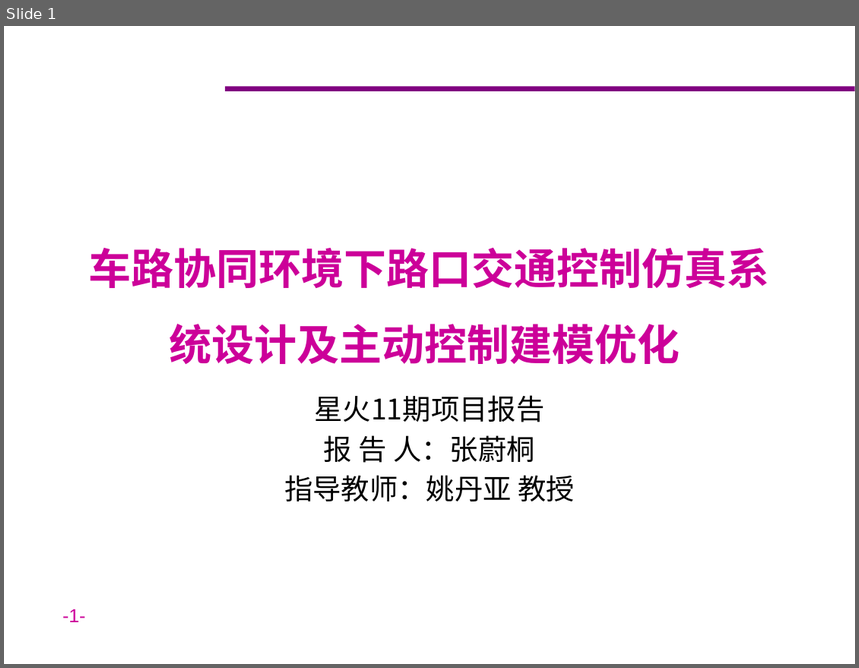
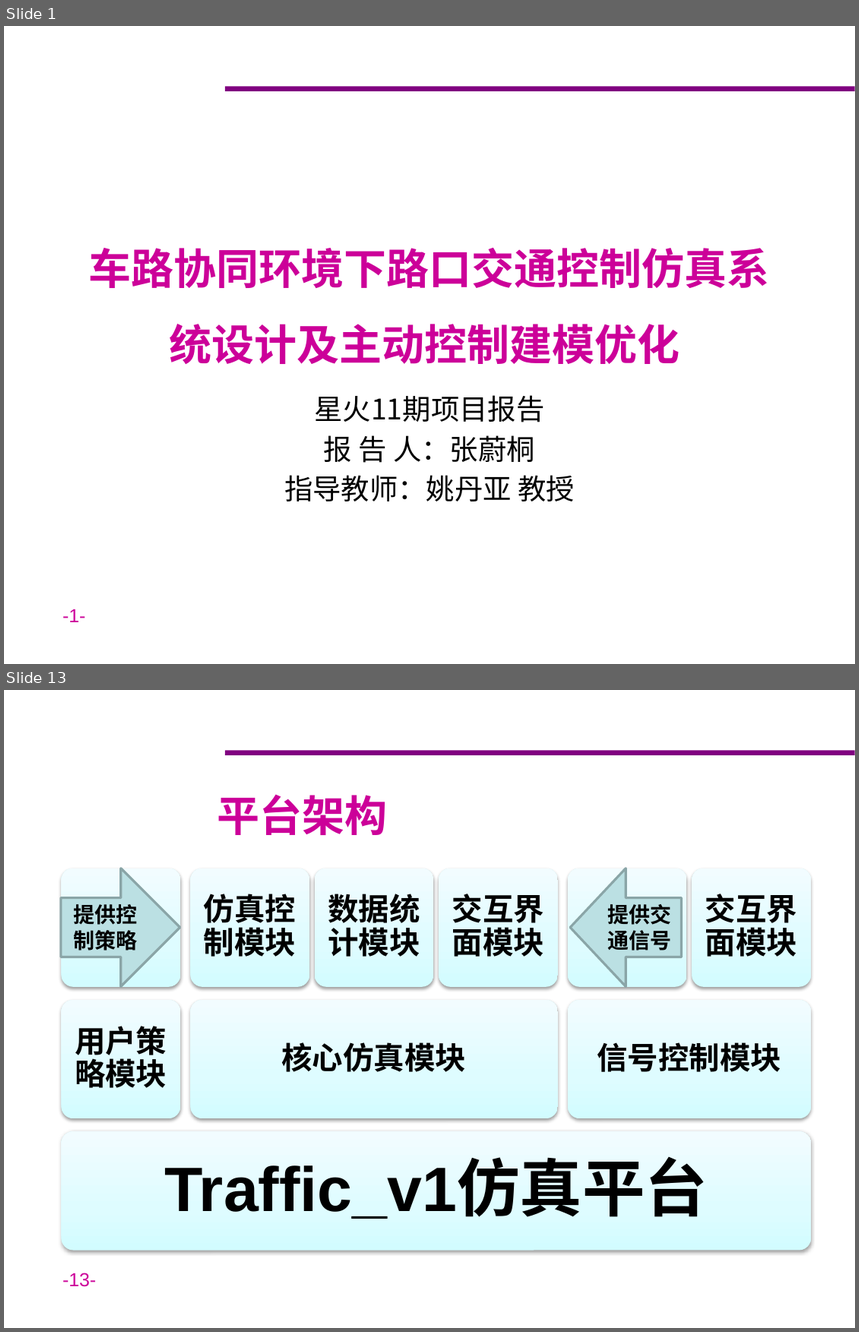
Before and after one commit to ZeroWeight/Traffic, a slide deck: pre/星火/finalreport.pptx. Shown one above the other, each under a label of ours: slide 1 before the commit, slides 1 and 13 after it; the slides between them are not shown. The pictures are 859x668 and 859x1332 pixels, drawn with LibreOffice and Linux fonts; fonts in the diff are those of the drawing; background and template pictures are left out. Boxes give left, top, right and bottom in pixels: in the first picture for what was removed or moved away, otherwise in the second. Text is boxed around its words. In the diff, an @@ line names an element or a change of style, - is before the commit and + after.

```diff
--- a/pre/星火/finalreport.pptx
+++ b/pre/星火/finalreport.pptx
@@ slide 13 added at [4, 690, 855, 1328], background #FFFFFF; not listed: 2 template elements that a slide beside it also shows @@
@@ title added at [217, 794, 387, 835], 36 pt, text #CC0099, bold @@
+平台架构
@@ right arrow added at [61, 869, 180, 987], fill #BBE0E3, outline #8AA6A8 2 pt, 18 pt, text #000000, bold @@
+提供控制策略
@@ left arrow added at [570, 869, 682, 987], fill #BBE0E3, outline #8AA6A8 2 pt, 18 pt, text #000000, bold @@
+提供交通信号
@@ group added at [61, 869, 811, 1250]: 10 rounded rectangles, 8 texts @@
+Traffic_v1仿真平台
+用户策略模块
+核心仿真模块
+仿真控制模块
+数据统计模块
+交互界面模块
+信号控制模块
+交互界面模块
```
Also in this commit, not shown: 19 other slides added, 1 other file.
